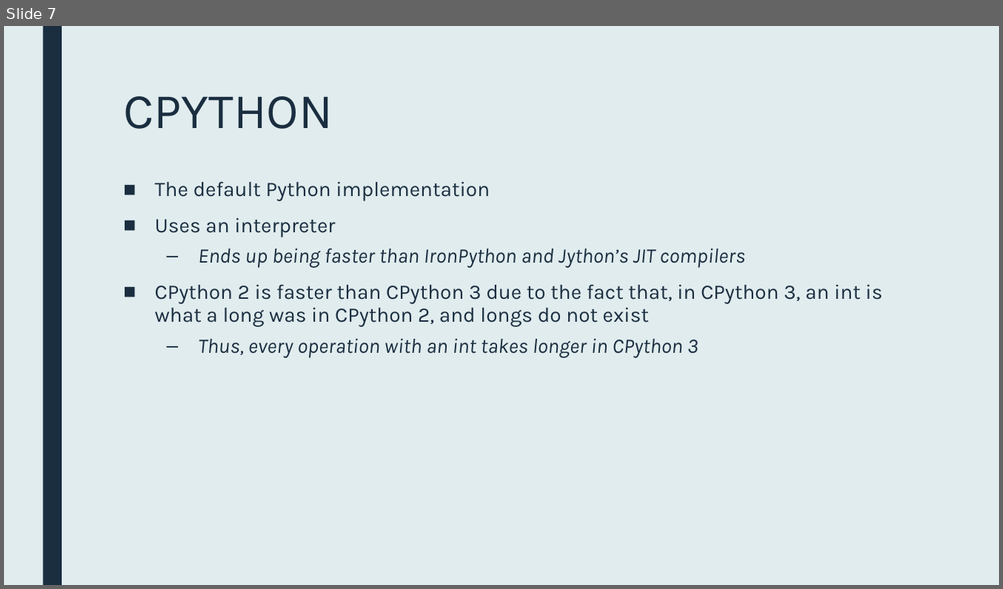
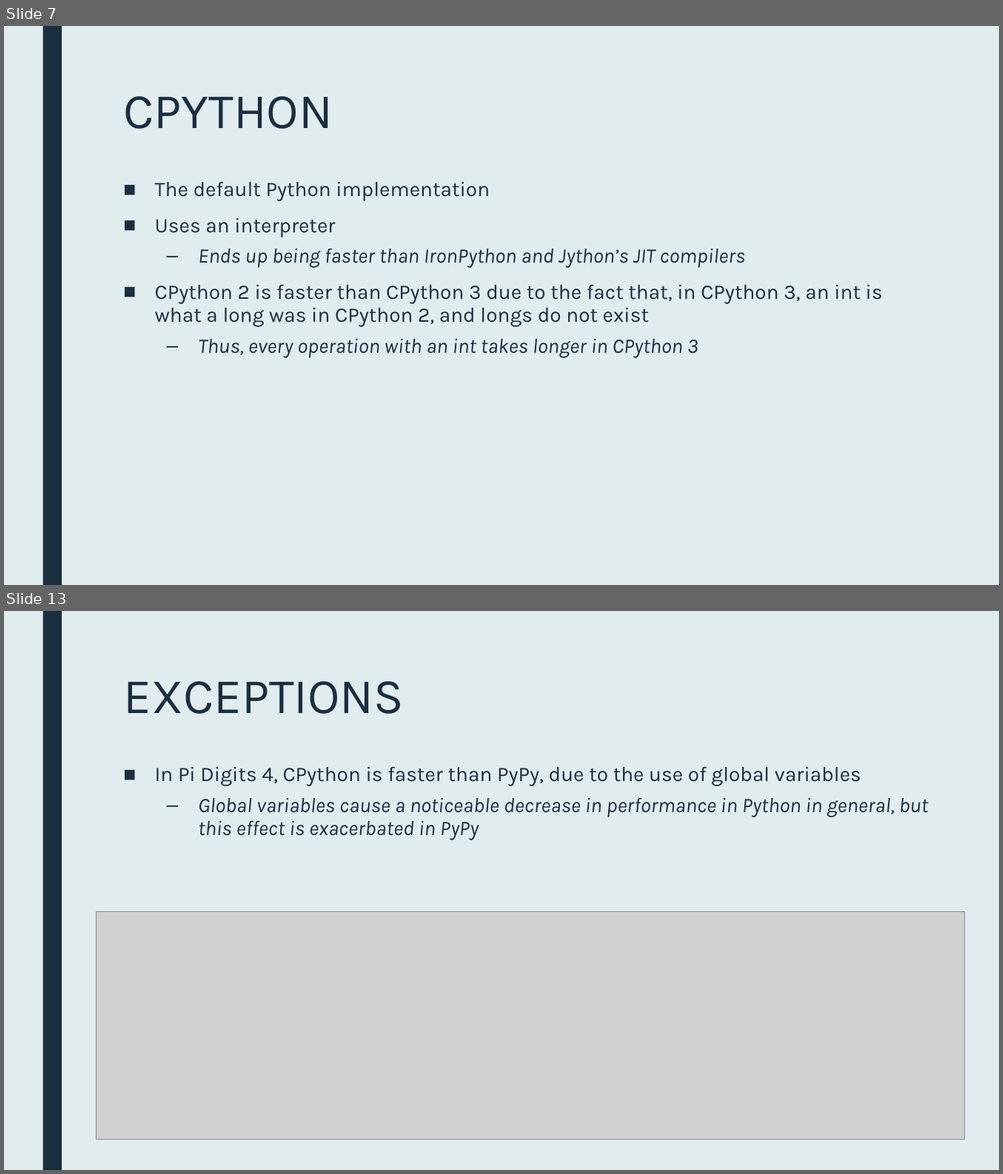
Before and after one commit to gehrigweber/python-comparison, a slide deck: Presentation.pptx. Shown one above the other, each under a label of ours: slide 7 before the commit, slides 7 and 13 after it; the slides between them are not shown. The pictures are 1003x589 and 1003x1174 pixels, drawn with LibreOffice and Linux fonts; fonts in the diff are those of the drawing; grey boxes stand for pictures. Boxes give left, top, right and bottom in pixels: in the first picture for what was removed or moved away, otherwise in the second. Text is boxed around its words. In the diff, an @@ line names an element or a change of style, - is before the commit and + after.

```diff
--- a/Presentation.pptx
+++ b/Presentation.pptx
@@ slide 13 added at (x1=4, y1=611, x2=999, y2=1170), background #E1ECEE; not listed: 1 template element that a slide beside it also shows @@
@@ title added at (x1=123, y1=681, x2=404, y2=714), 48 pt, text #1A2E40 @@
+EXCEPTIONS
@@ text added at (x1=155, y1=766, x2=928, y2=840), 20 pt, text #1A2E40, italic @@
+■ In Pi Digits 4, CPython is faster than PyPy, due to the use of global variables
+  – Global variables cause a noticeable decrease in performance in Python in general, but this effect is exacerbated in PyPy
@@ picture added at (x1=96, y1=911, x2=965, y2=1140) @@
```
Also in this commit, not shown: 2 slides changed, 7 other slides added, 4 slides removed, 1 other file.
